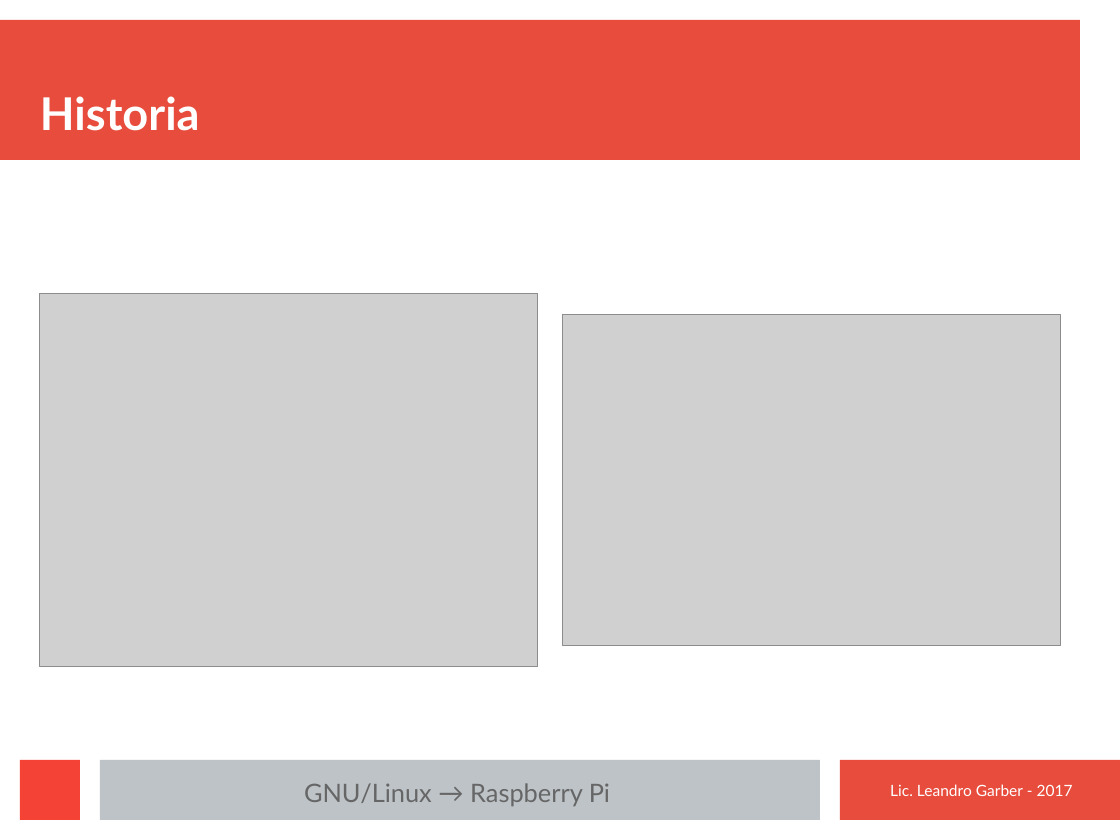
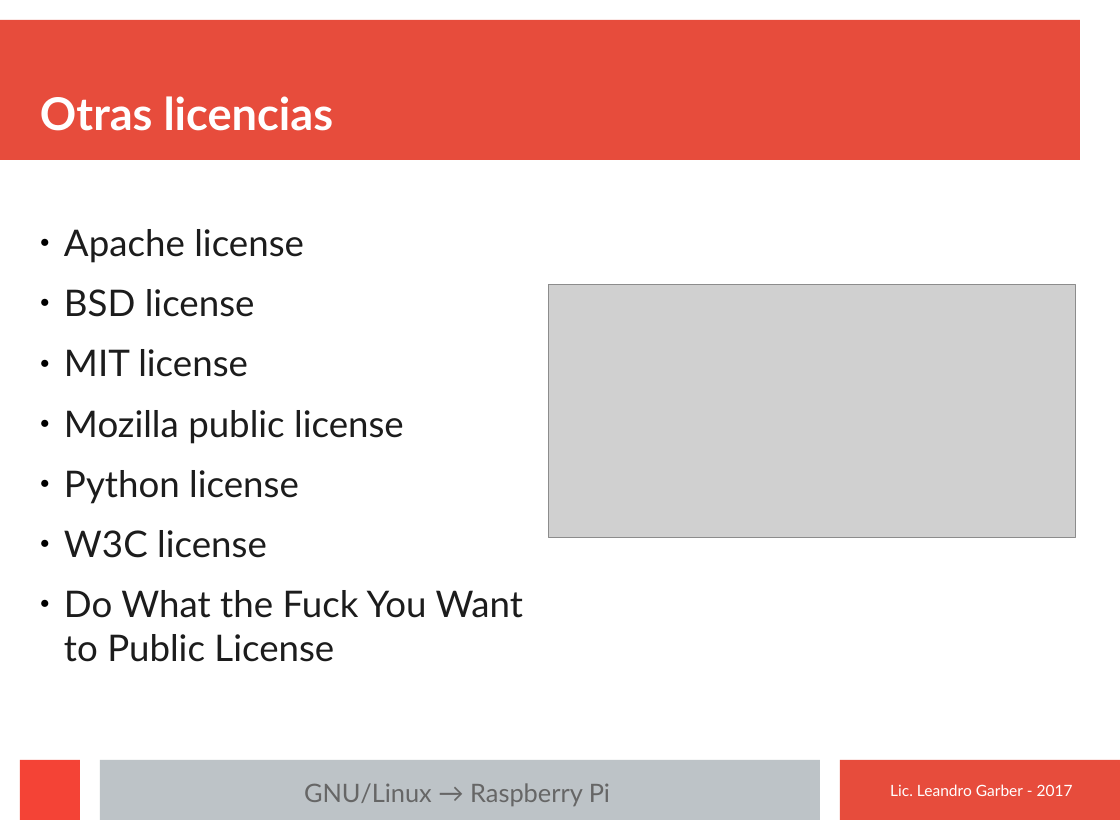
Before and after one commit to macramole/cursoLinux, a slide deck: slide 6 of presentaciones/1-Introduccion.odp. Drawn at 1120x840 pixels with LibreOffice and Linux fonts; fonts in the diff are those of the drawing; grey boxes stand for pictures. Boxes give left, top, right and bottom in pixels: in the first picture for what was removed or moved away, otherwise in the second. Text is boxed around its words. In the diff, an @@ line names an element or a change of style, - is before the commit and + after.

```diff
--- a/presentaciones/1-Introduccion.odp
+++ b/presentaciones/1-Introduccion.odp
@@ title at [40, 96, 334, 131]: text changed @@
-Historia
+Otras licencias
@@ text added at [64, 229, 524, 662], 26 pt, text #1C1C1C @@
+● Apache license
+● BSD license
+● MIT license
+● Mozilla public license
+● Python license
+● W3C license
+● Do What the Fuck You Want to Public License
@@ picture removed at [40, 294, 538, 668] @@
@@ picture: place and size @@
-picture at [563, 314, 1061, 645]
+picture at [549, 285, 1075, 538]
```
Also in this commit, not shown: 2 other slides changed, 1 slide added, 1 slide removed, 3 other files.
